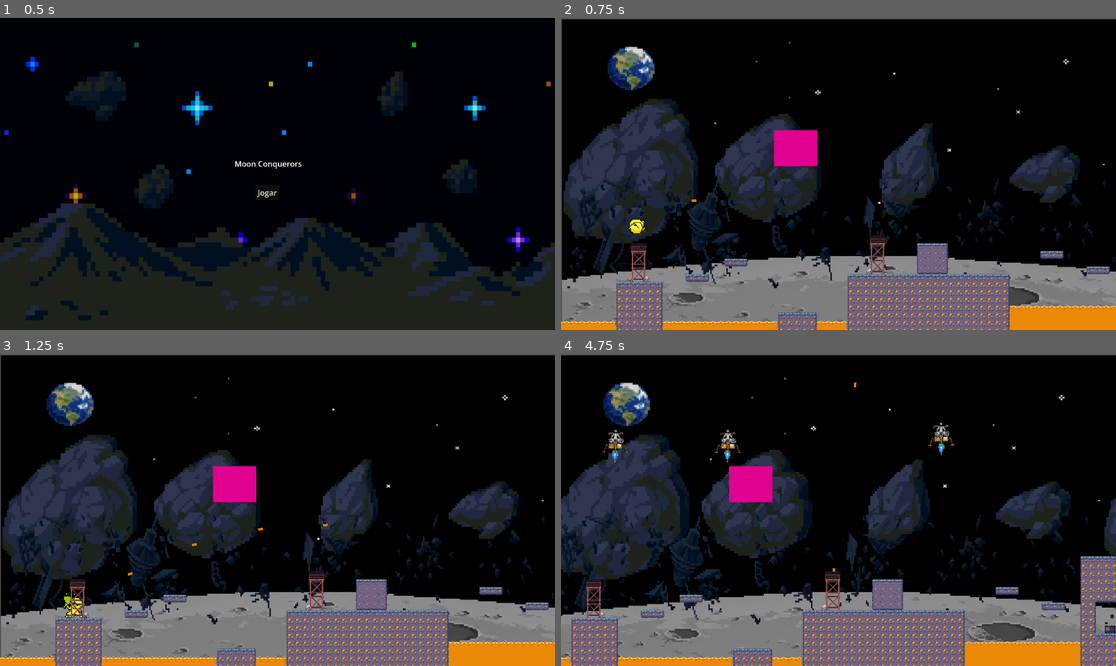
Above: before the commit, frames 1-4 (two rows, left to right).
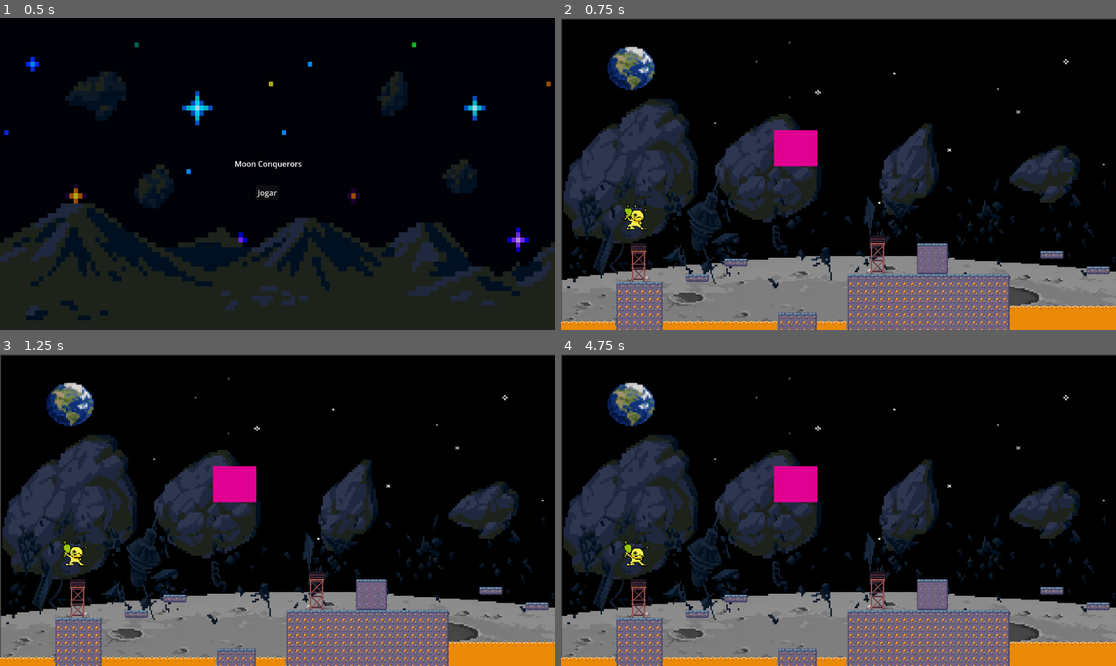
Above: after the commit, the same moments.

Repository: engfelipelacerda/moon-conquerors
Game: Godot game, scene res://scenes/Menu.tscn
Two runs of this game, one before a commit and one after it. Both use one fixed random seed, a clock stepped at 60 frames per second and the inputs below.
Inputs (mouse positions are in pixels of both pictures, inside the frame that each line leads up to):
- Up to frame 1 (0.5 s): no input
- Up to frame 2 (0.75 s): click "Jogar" at 0.5 s
- Up to frame 3 (1.25 s): no input
- Up to frame 4 (4.75 s): move the mouse to (960, 494) at 1.27 s; hold Right (ui_right) 1.28-2.78 s; tap Space (ui_accept) at 1.52, 2.27, 3.77, 4.52 s; move the mouse to (727, 525) at 2.02 s; move the mouse to (894, 441) at 2.77 s; hold Left (ui_left) 2.78-3.53 s; move the mouse to (810, 572) at 3.52 s; hold Right (ui_right) from 3.53 s (still down); move the mouse to (1005, 556) at 4.27 s

Frame 1 is identical in both runs. In frame 2, 0.2% of the frame differs, in the area x 11-25%, y 58-70%; in frame 3, 0.4%; in frame 4, 29%, in the area x 0-100%, y 0-100%.
Error after the commit: Parse Error: Identifier "Game" not declared in the current scope. (res://scripts/Player.gd:19)

Commit message:
Adiciona autoload Game

Diff:
--- a/project.godot
+++ b/project.godot
@@ -14,10 +14,6 @@
 run/main_scene="uid://ytmnyct44s07"
 config/features=PackedStringArray("4.7", "GL Compatibility")
 config/icon="res://icon.svg"
-
-[autoload]
-
-Game="*uid://cbnx70kd617rb"
 
 [input]
 
